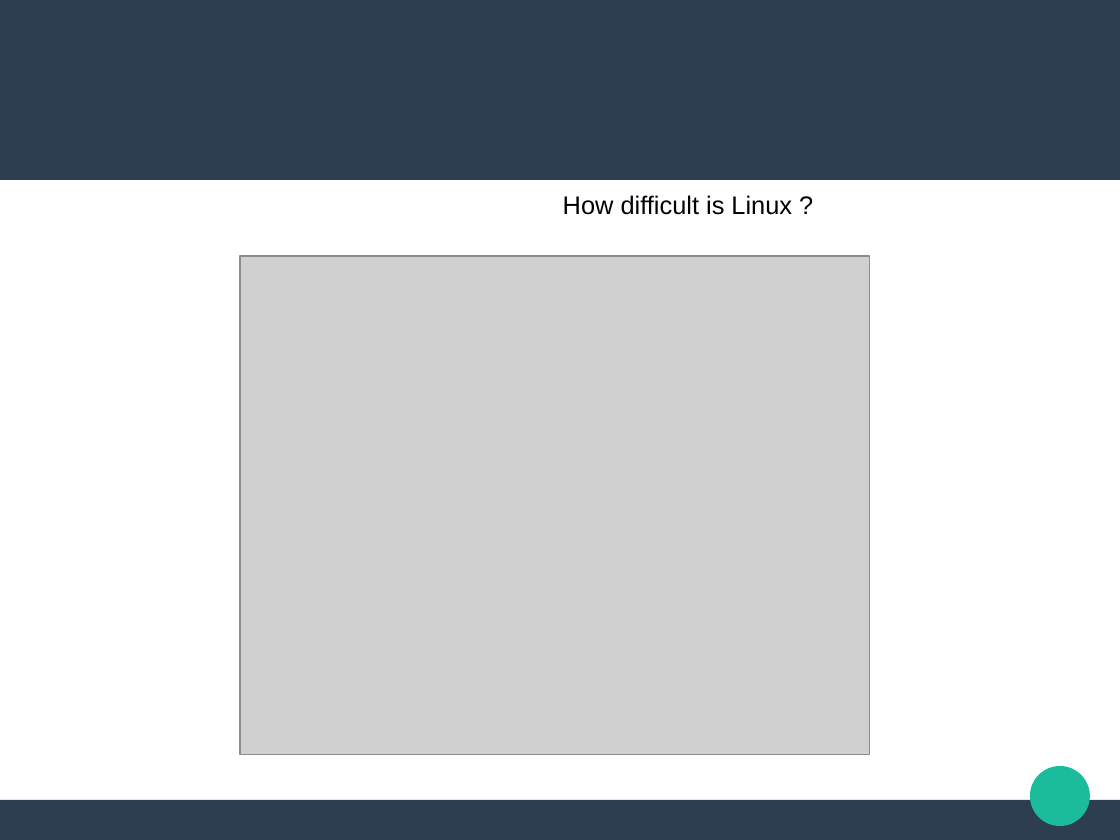
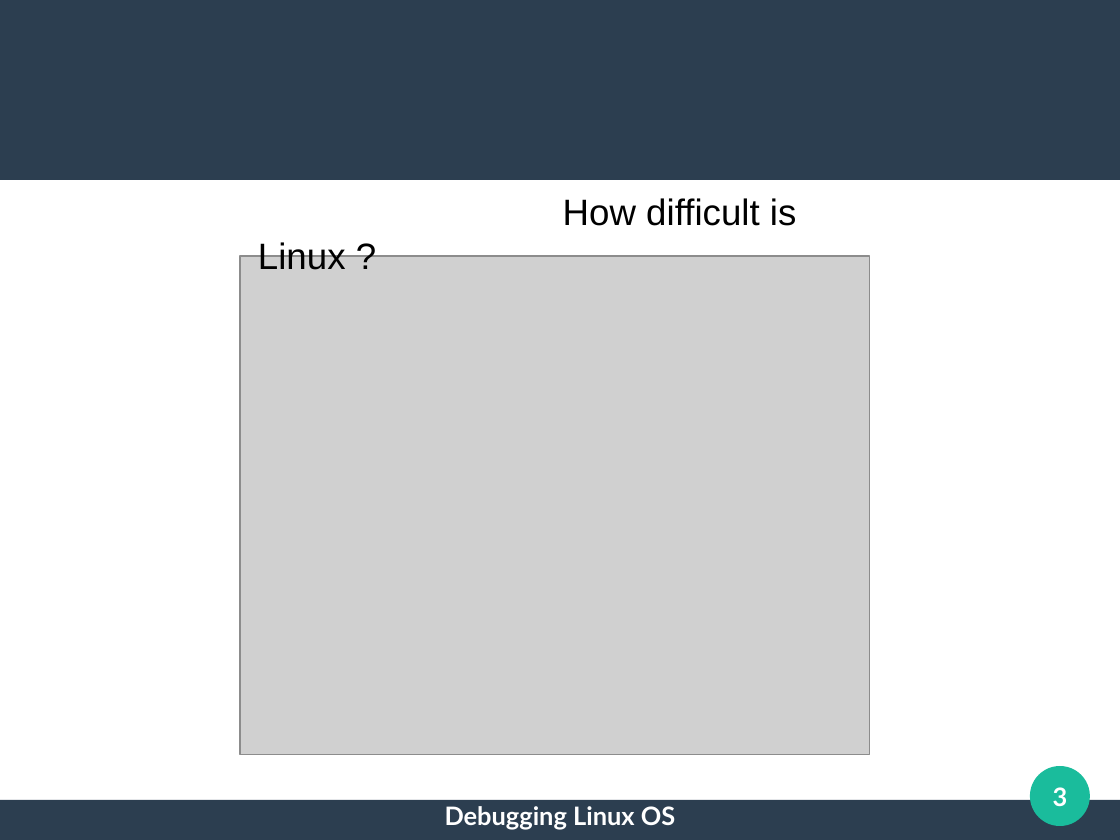
Before and after one commit to jugurthab/jugurthab.github.io, a slide deck: slide 3 of debug_linux_kernel/Final-Year-Project-Defense-Presentation/presentation.odp. Drawn at 1120x840 pixels with LibreOffice and Linux fonts; fonts in the diff are those of the drawing; grey boxes stand for pictures. Boxes give left, top, right and bottom in pixels: in the first picture for what was removed or moved away, otherwise in the second. Text is boxed around its words. In the diff, an @@ line names an element or a change of style, - is before the commit and + after.

```diff
--- a/debug_linux_kernel/Final-Year-Project-Defense-Presentation/presentation.odp
+++ b/debug_linux_kernel/Final-Year-Project-Defense-Presentation/presentation.odp
@@ text "How difficult is Linux ?" at <box>258,198,796,270</box>: size 18 to 26 pt @@
@@ text added at <box>445,806,675,829</box>, 18 pt, text #FFFFFF, bold @@
+Debugging Linux OS
@@ page number added at <box>1053,787,1068,807</box>, 18 pt, text #FFFFFF, bold @@
+3
```
Also in this commit, not shown: 2 other slides changed, 1 slide added, 1 slide removed, 26 other files.
